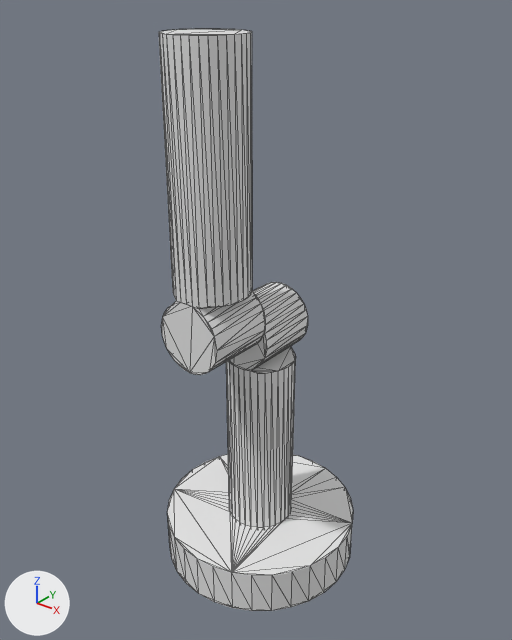
The glTF model assets/base.glb: old version first, new version second.
Both versions are drawn from a 50 mm lens placed at (3.75, -4.76, 5.38), pointed at (-0.05, -0.01, 2.43). Lighting does not change. The marker at lower left points along +X, +Y and +Z. Mesh edges are drawn as thin lines. Where no turn or scale is listed for an object, it has been applied to the vertices.
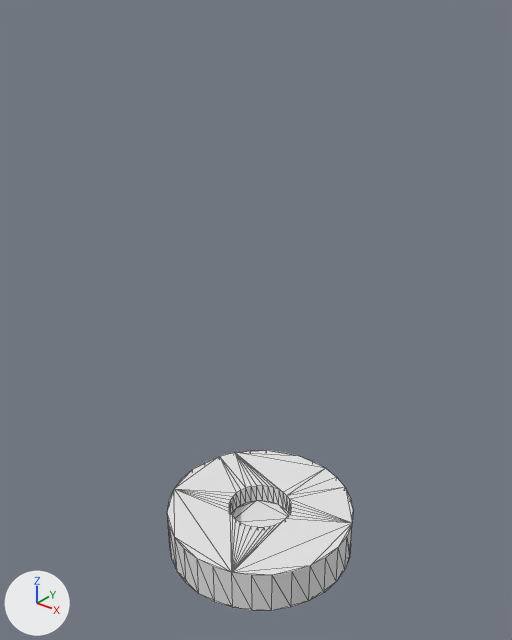
The change, as a diff of the scene's bpy script:
```diff
--- a/assets/base.glb.py
+++ b/assets/base.glb.py
@@ ob_cylinder_001 @@
-ob_cylinder_001 = bpy.data.objects.new('Cylinder.001', me_cylinder_001)
-ob_cylinder_001.location = (0.0, 0.0, 1.03)
@@ ob_cylinder_002 @@
-ob_cylinder_002 = bpy.data.objects.new('Cylinder.002', me_cylinder_002)
-ob_cylinder_002.location = (-0.01, -0.65, 3.99)
```

Changed parts and their boxes (x1, y1, x2, y2) in the pictures (512 x 640 px):
'Cylinder.002', deleted
    before: (159, 29, 265, 375)
'Cylinder.001', deleted
    before: (226, 282, 308, 527)
